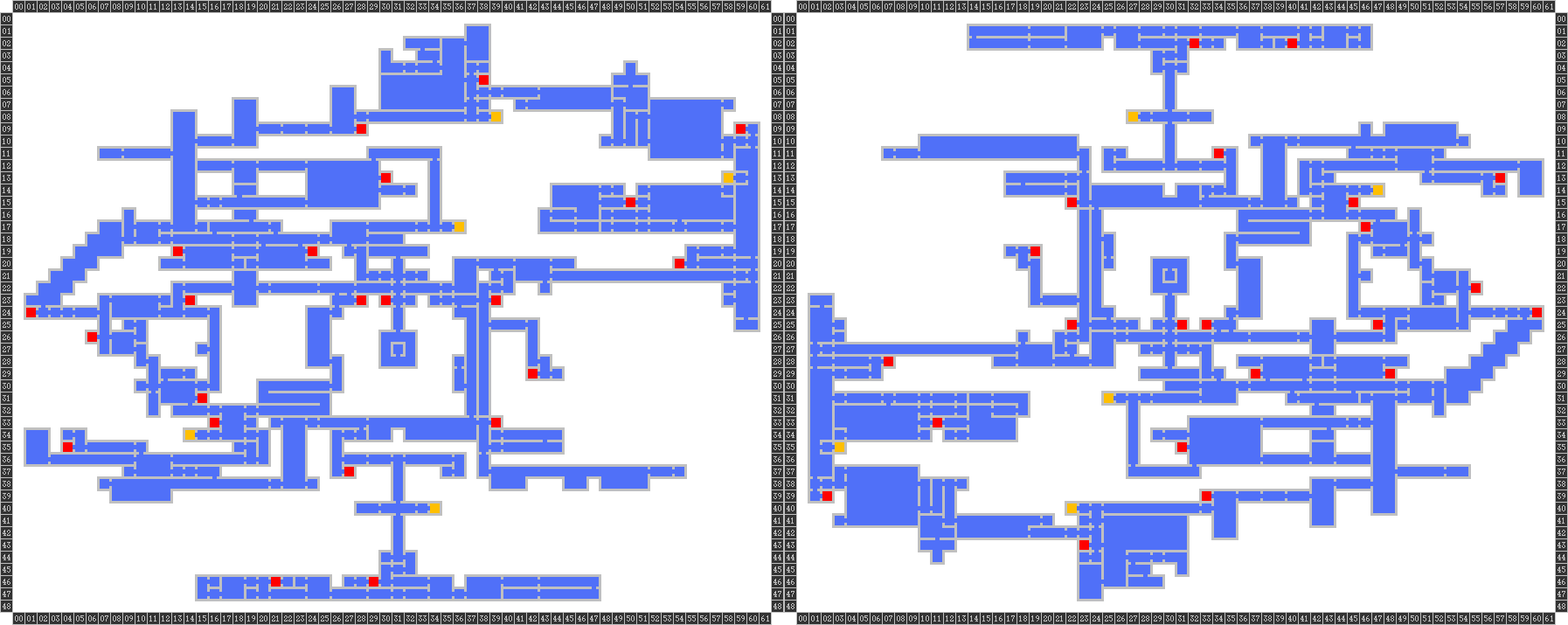
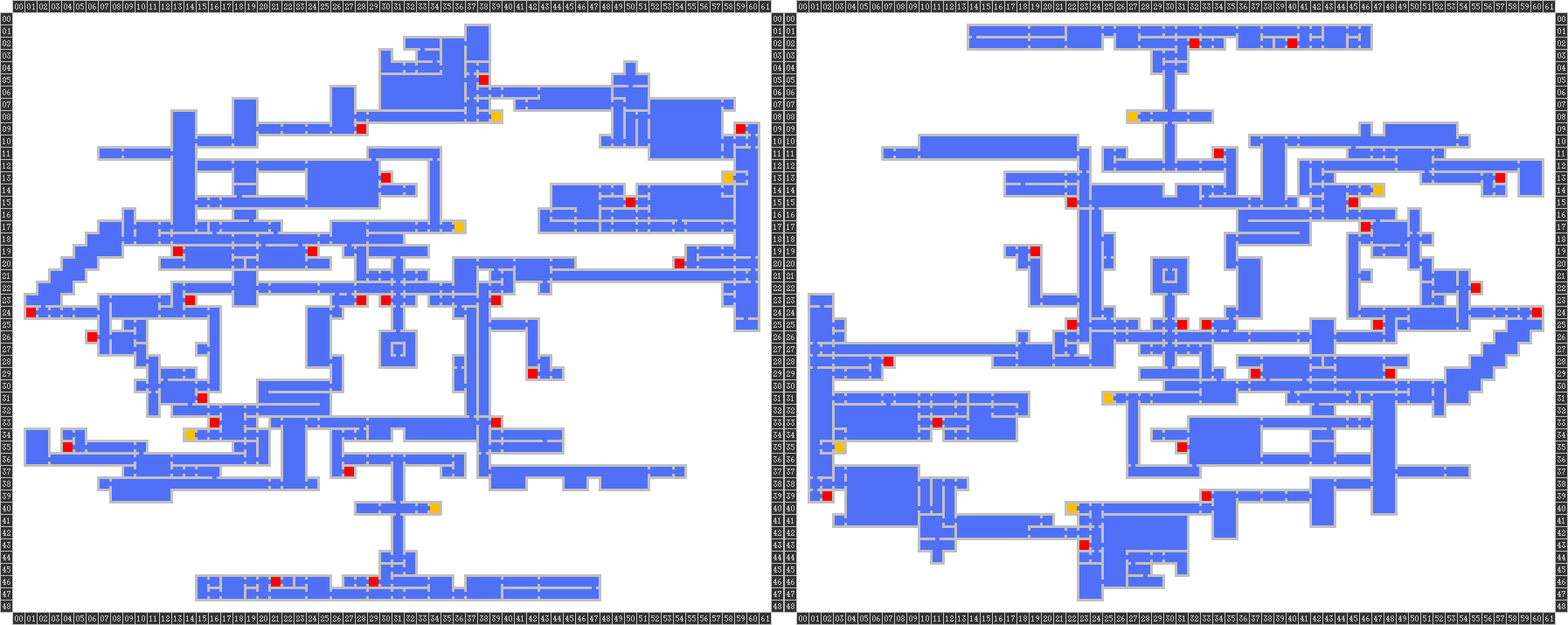
Revision of a layered 1568 × 625 image; what changed, layer by layer:
painted on "o zamek g obrys" over [1101, 307, 1349, 403]
painted on "o zamek obrys" over [1102, 307, 1348, 403]
painted on "n zamek g obrys" over [219, 222, 467, 318]
painted on "n zamek obrys" over [220, 222, 466, 318]
